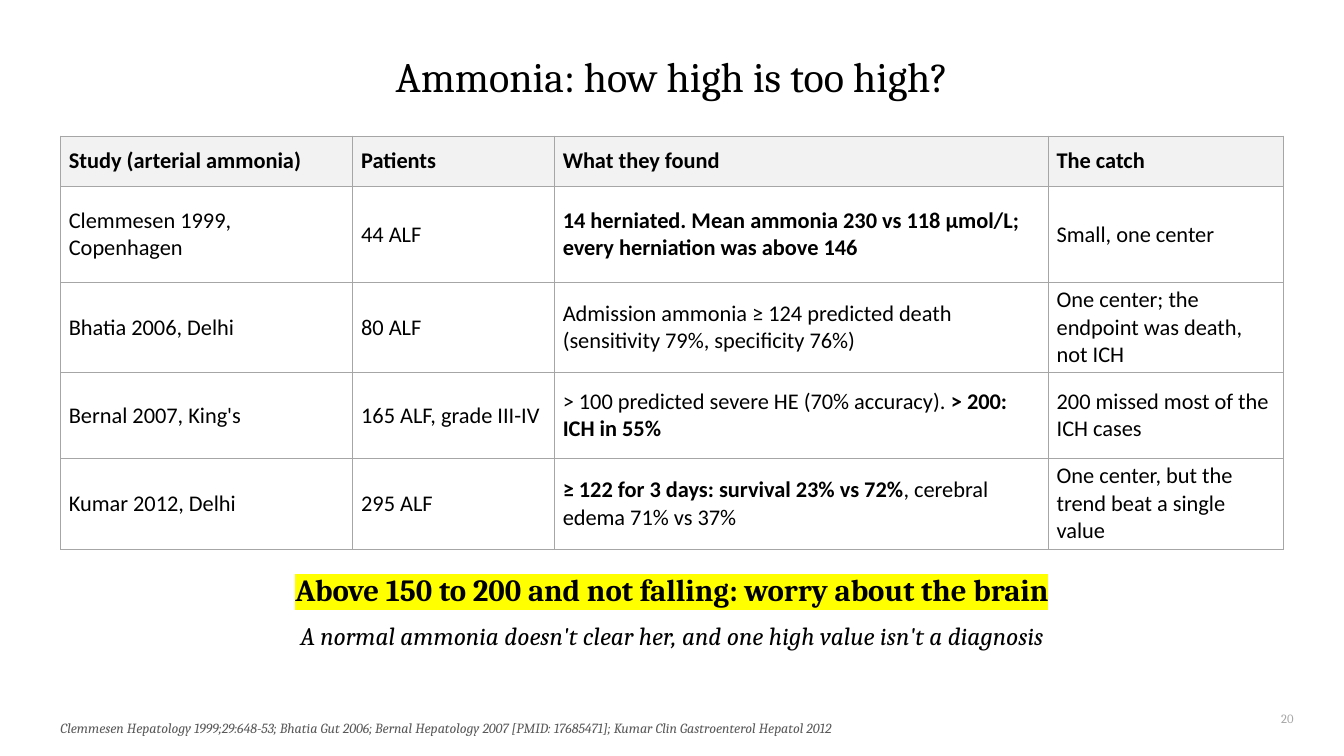
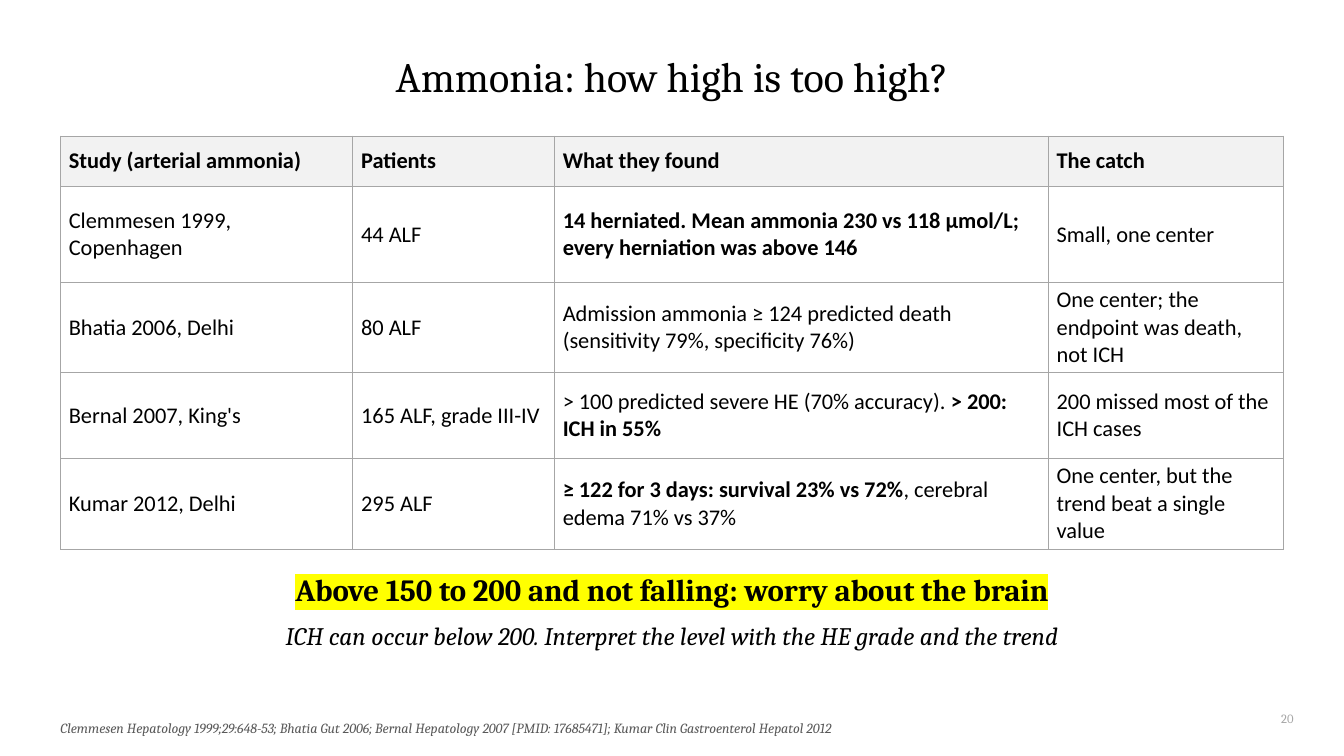
Before and after one commit to qaddodi/mohammad-almeqdadi-lectures, a slide deck: slide 20 of lectures/acute-liver-failure-aclf-in-icu/ALF and ACLF in the ICU.pptx. Drawn at 1344x756 pixels with LibreOffice and Linux fonts; fonts in the diff are those of the drawing. Boxes give left, top, right and bottom in pixels: in the first picture for what was removed or moved away, otherwise in the second. Text is boxed around its words. In the diff, an @@ line names an element or a change of style, - is before the commit and + after.

```diff
--- a/lectures/acute-liver-failure-aclf-in-icu/ALF and ACLF in the ICU.pptx
+++ b/lectures/acute-liver-failure-aclf-in-icu/ALF and ACLF in the ICU.pptx
@@ text at <box>286,627,1058,651</box>: text changed @@
-A normal ammonia doesn't clear her, and one high value isn't a diagnosis
+ICH can occur below 200. Interpret the level with the HE grade and the trend
```
Also in this commit, not shown: 6 other slides changed, 1 other file.
